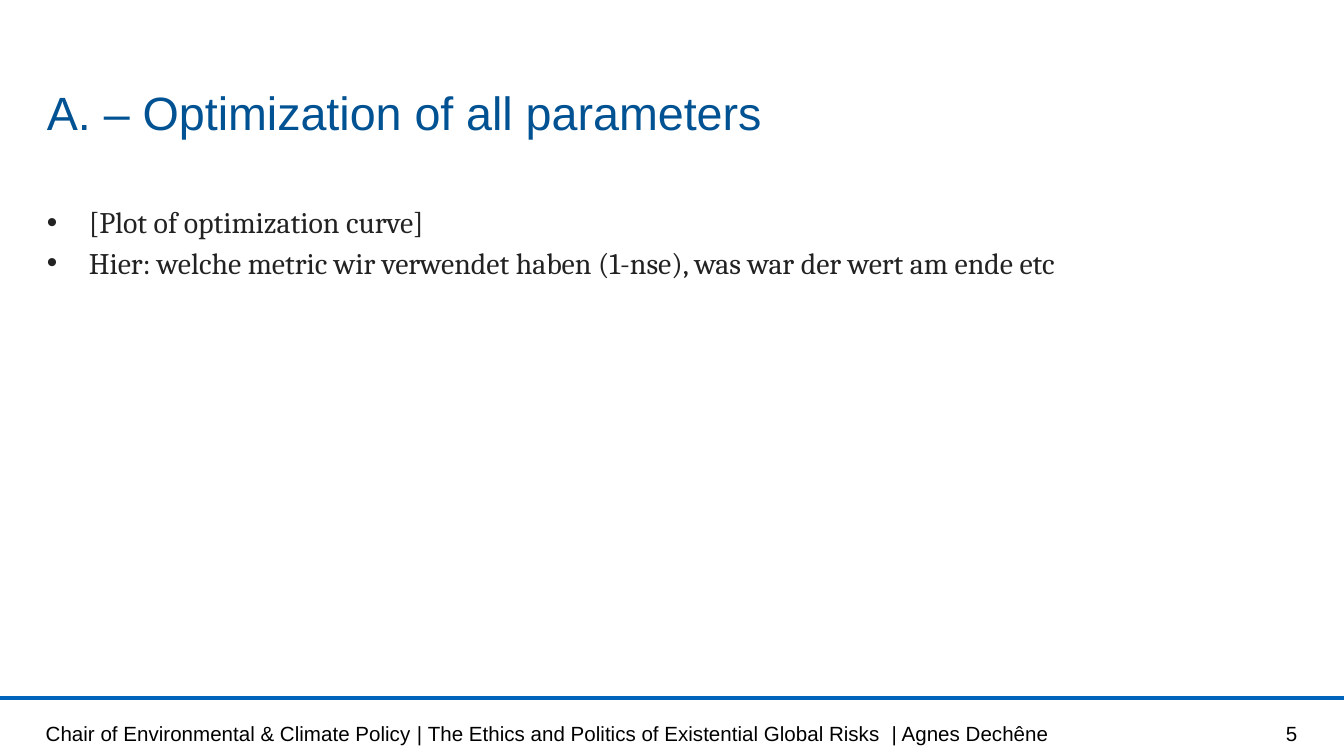
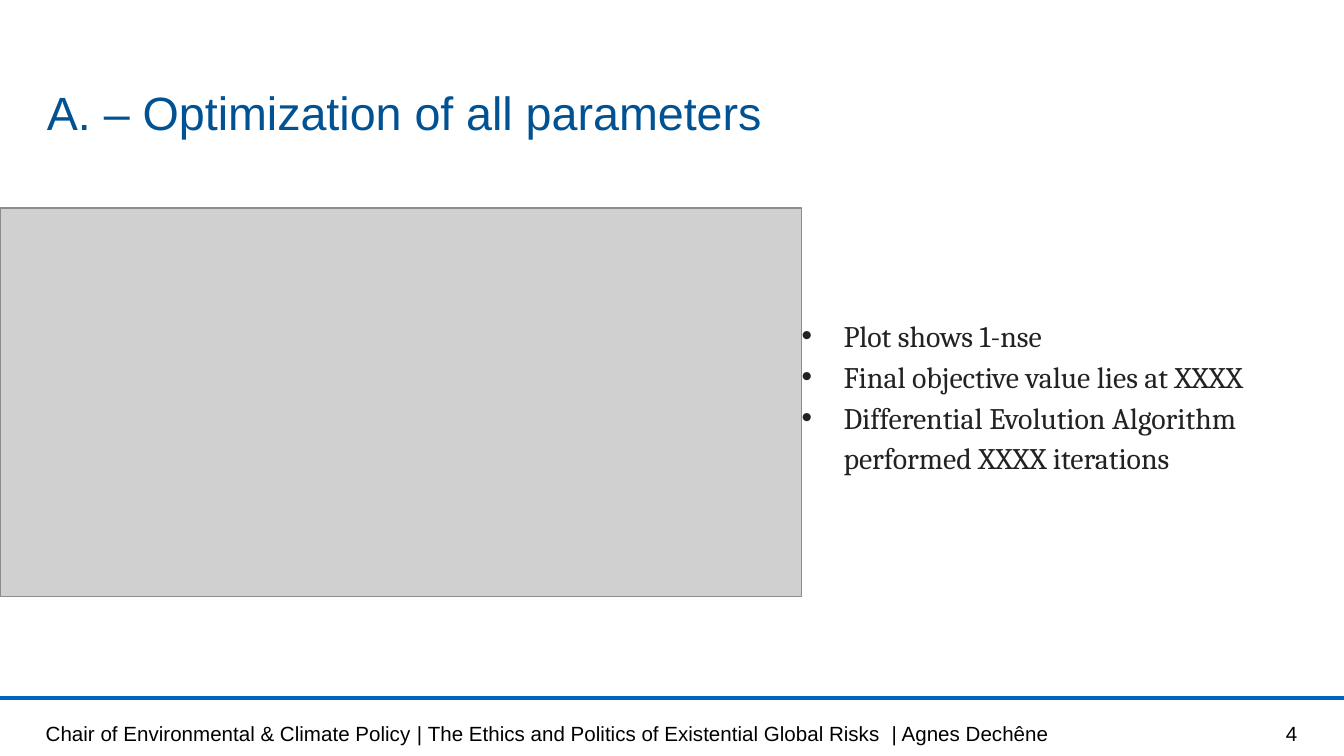
Before and after one commit to lisab00/UncertaintyQuantificationHydrology, a slide deck: slide 4 of MMUQ_task1.pptx (slide 5 before the commit). Drawn at 1344x756 pixels with LibreOffice and Linux fonts; fonts in the diff are those of the drawing; grey boxes stand for pictures; background and template pictures are left out. Boxes give left, top, right and bottom in pixels: in the first picture for what was removed or moved away, otherwise in the second. Text is boxed around its words. In the diff, an @@ line names an element or a change of style, - is before the commit and + after.

```diff
--- a/MMUQ_task1.pptx
+++ b/MMUQ_task1.pptx
@@ picture added at (0,208,801,597) @@
@@ text at (844,326,1243,476): text changed @@
-• [Plot of optimization curve]
-• Hier: welche metric wir verwendet haben (1-nse), was war der wert am ende etc
+• Plot shows 1-nse
+• Final objective value lies at XXXX
+• Differential Evolution Algorithm performed XXXX iterations
@@ page number at (1286,727,1297,741): text changed @@
-5
+4
```
Also in this commit, not shown: 2 other slides changed, 1 slide removed.
